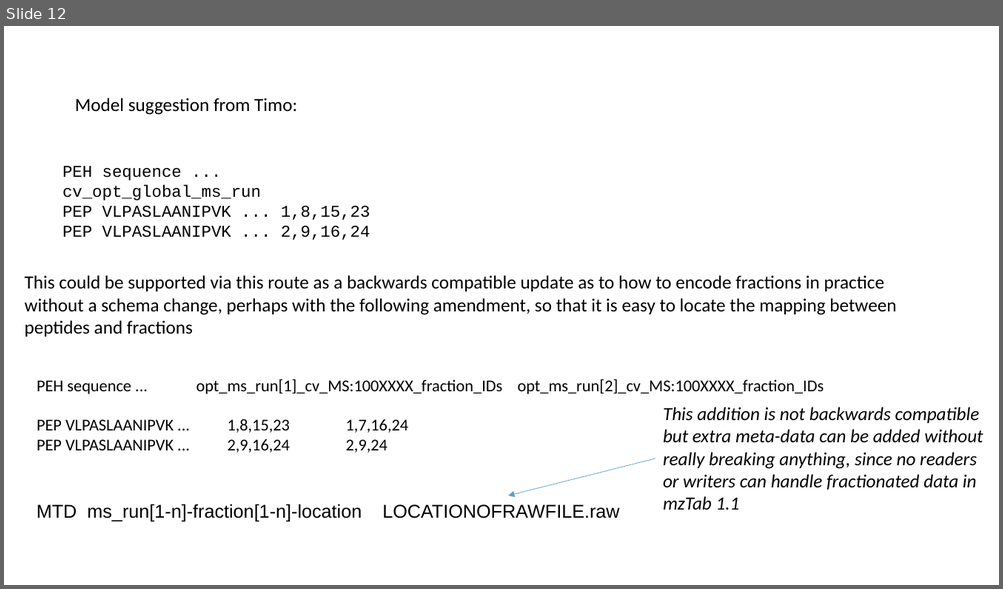
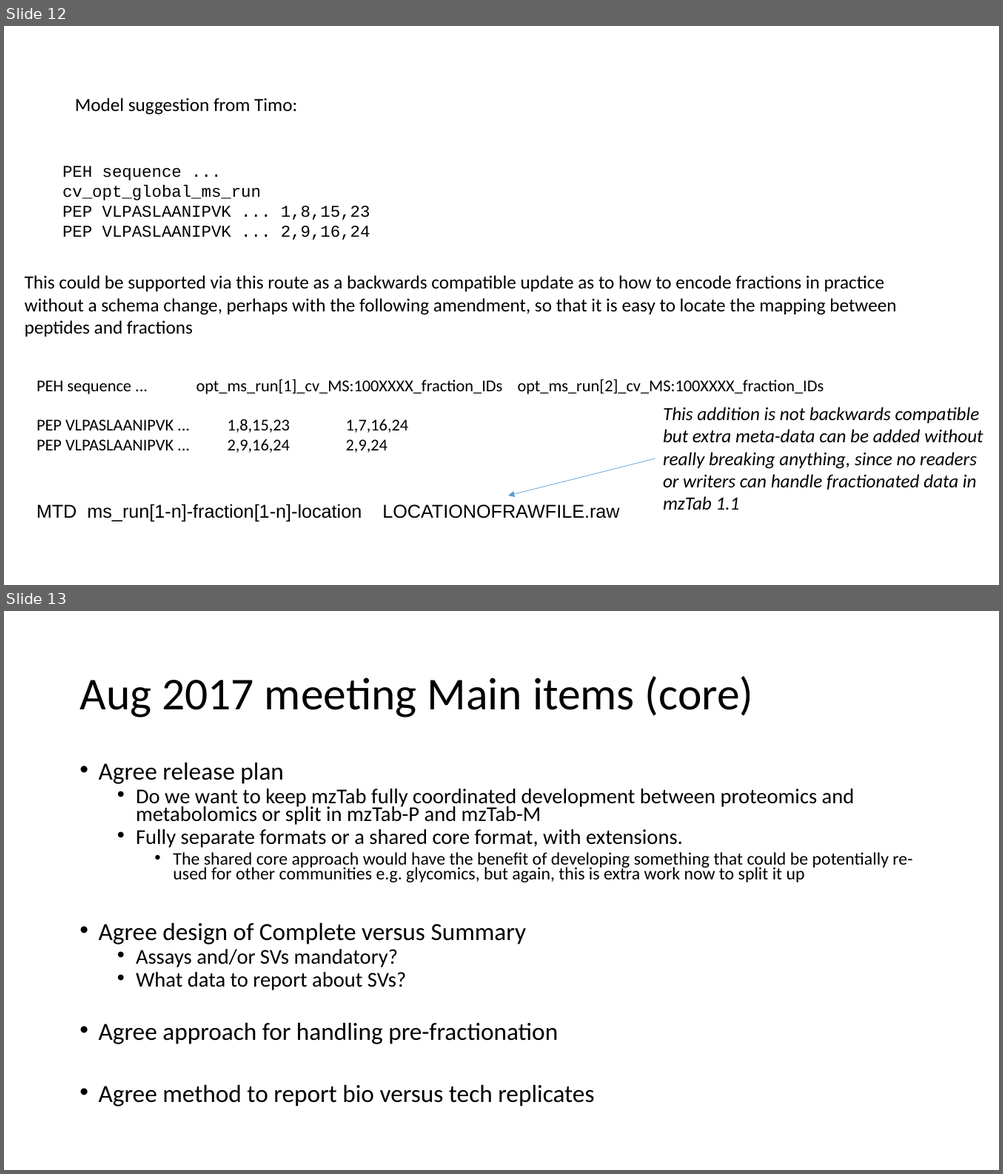
Before and after one commit to HUPO-PSI/mzTab, a slide deck: specification_document/1_1_draft_specs/Version11_design_considerations.pptx. Shown one above the other, each under a label of ours: slide 12 before the commit, slides 12 and 13 after it. The pictures are 1003x589 and 1003x1174 pixels, drawn with LibreOffice and Linux fonts; fonts in the diff are those of the drawing. Boxes give left, top, right and bottom in pixels: in the first picture for what was removed or moved away, otherwise in the second. Text is boxed around its words. In the diff, an @@ line names an element or a change of style, - is before the commit and + after.

```diff
--- a/specification_document/1_1_draft_specs/Version11_design_considerations.pptx
+++ b/specification_document/1_1_draft_specs/Version11_design_considerations.pptx
@@ slide 13 added at box(4, 611, 999, 1170), background #FFFFFF @@
@@ title added at box(79, 676, 754, 718), 44 pt, text #000000 @@
+Aug 2017 meeting Main items (core)
@@ text added at box(99, 763, 912, 1107), 20.4 pt, text #000000 @@
+• Agree release plan
+  • Do we want to keep mzTab fully coordinated development between proteomics and metabolomics or split in mzTab-P and mzTab-M
+  • Fully separate formats or a shared core format, with extensions.
+    • The shared core approach would have the benefit of developing something that could be potentially re-used for other communities e.g. glycomics, but again, this is extra work now to split it up
+• Agree design of Complete versus Summary
+  • Assays and/or SVs mandatory?
+  • What data to report about SVs?
+• Agree approach for handling pre-fractionation
+• Agree method to report bio versus tech replicates
```
Also in this commit, not shown: 3 slides changed, 2 other slides added, 1 other file.
